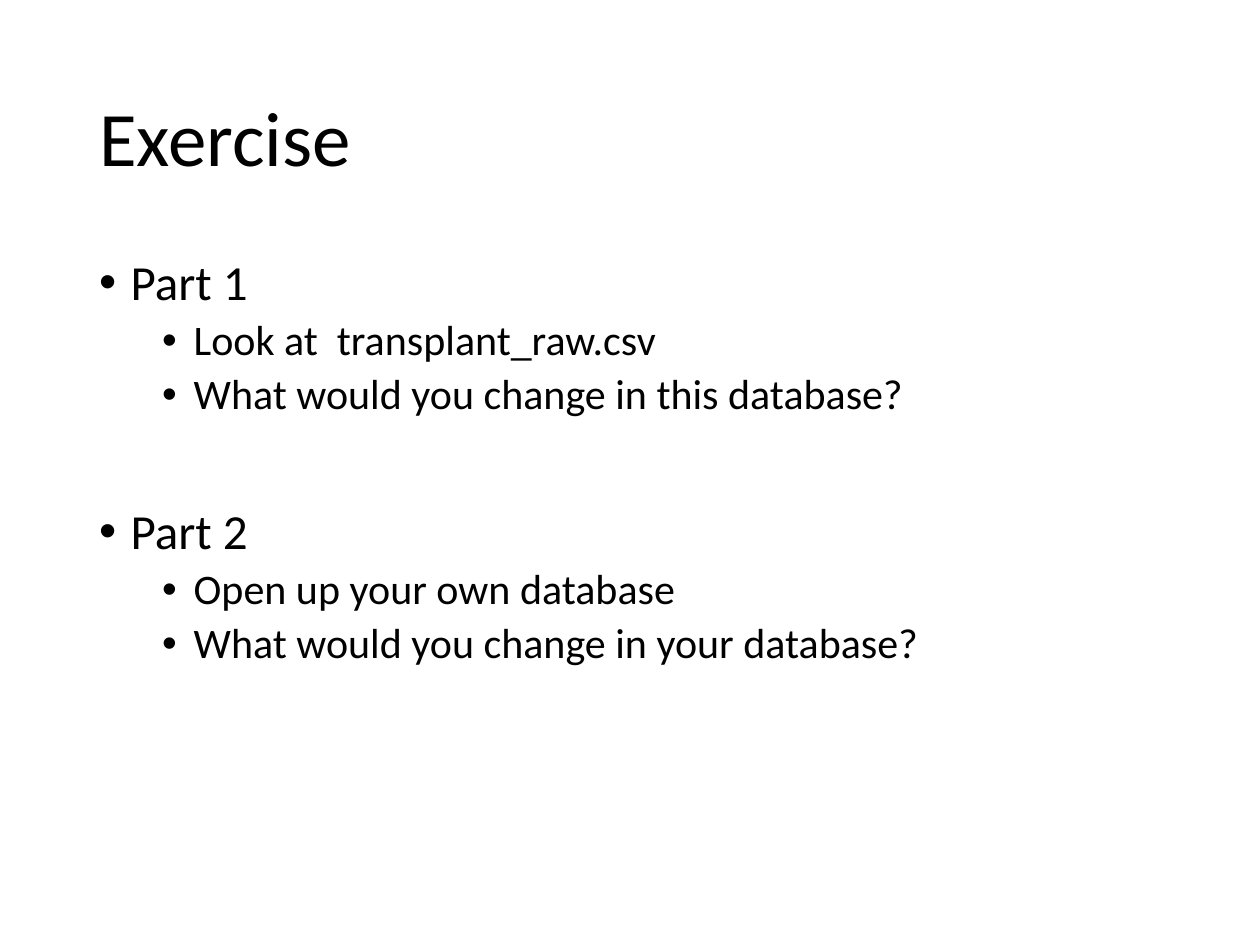
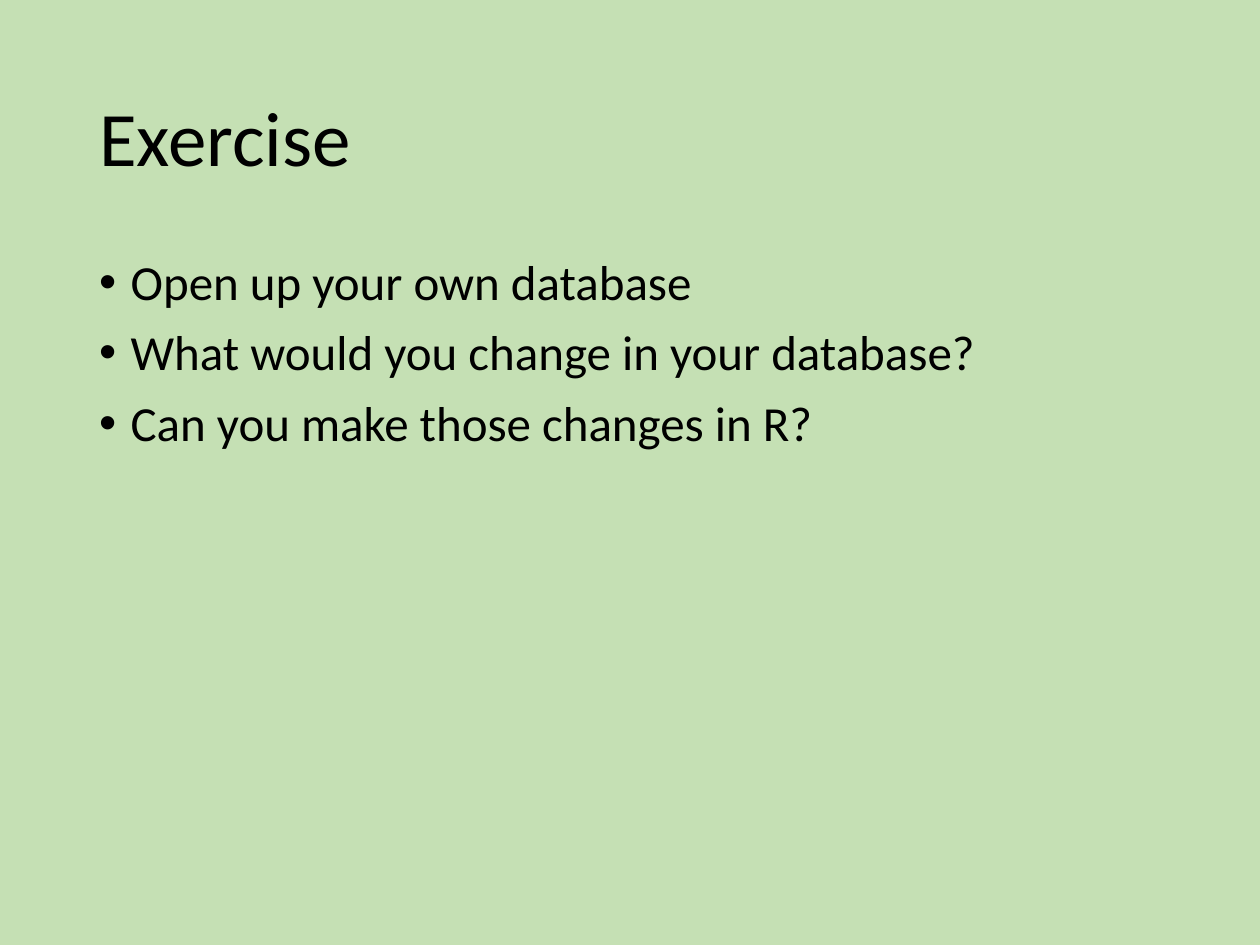
Before and after one commit to EEOB590A-Data-Science-in-R-Fall2021/CourseMaterials, a slide deck: slide 11 of 2. Data Management/Wk4 - Datasheets and Coding with Style.pptx (slide 6 before the commit). Drawn at 1260x945 pixels with LibreOffice and Linux fonts; fonts in the diff are those of the drawing. Boxes give left, top, right and bottom in pixels: in the first picture for what was removed or moved away, otherwise in the second. Text is boxed around its words. In the diff, an @@ line names an element or a change of style, - is before the commit and + after.

```diff
--- a/2. Data Management/Wk4 - Datasheets and Coding with Style.pptx
+++ b/2. Data Management/Wk4 - Datasheets and Coding with Style.pptx
@@ background #FFFFFF to #C5E0B4 @@
@@ text at <box>131,268,902,550</box>: paragraphs removed @@
-• Part 1
-  • Look at transplant_raw.csv
-  • What would you change in this database?
-• Part 2
@@ text at <box>131,266,974,379</box>: size 24 to 28 pt in "Open up your own database", "What would you change in your database?"; list level 2 to 1 in "Open up your own database"; list level 2 to 1 in "What would you change in ..." @@
@@ text at <box>131,407,812,450</box>: paragraph added @@
+• Can you make those changes in R?
```
Also in this commit, not shown: 10 other slides changed, 7 slides added, 6 other files.
